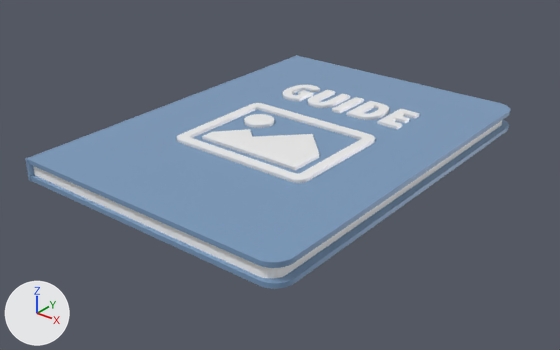
Before and after pictures for a commit that changed the glTF model src/assetbundles/dist/guide-book.gltf.
One viewpoint serves both versions: a 50 mm camera at (7.35, -9.43, 5.32) aimed at (0.26, -0.57, -0.17). Every picture has the same lights, and +X, +Y and +Z are marked at lower left. Where no turn or scale is listed for an object, it has been applied to the vertices. Vertices at the same position are counted once.
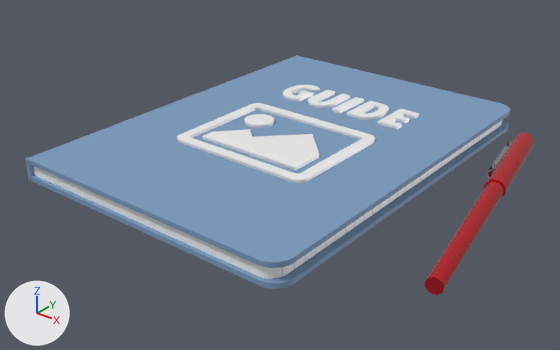
Changed parts and their boxes [x1, y1, x2, y2] in the pictures (560 x 350 px):
'Handle', added (red)
    after: [425, 181, 504, 295]
'Cap', added (red)
    after: [484, 133, 535, 198]
'Hook', added
    after: [487, 141, 513, 179]
part 1 of me_cube, surface changed
    both: [33, 121, 502, 279]
part 2 of me_cube_002, shading changed
    both: [294, 118, 505, 262]

Edits to the bpy script that builds the scene:
```text
Add img_guide_uv:
    img_guide_uv = load_image('guide-uv', '_unpacked/guide-uv', 1024, 1261, 'sRGB')
Change mat_book_cover:
    mat_book_cover.roughness: 0.4 -> 0.554
Add mat_paper___note:
    mat_paper___note = principled_material('Paper + Note')
    mat_paper___note.texture = img_guide_uv
    mat_paper___note.metallic = 0.196
    mat_paper___note.roughness = 0.441
Add mat_pen_hook:
    mat_pen_hook = principled_material('Pen Hook')
    mat_pen_hook.base_color = (0.8, 0.8, 0.8)  # white #e7e7e7
    mat_pen_hook.metallic = 1.0
    mat_pen_hook.roughness = 0.175
Add mat_pen:
    mat_pen = principled_material('Pen')
    mat_pen.base_color = (0.753, 0.0262, 0.0409)  # red #e12d39
    mat_pen.metallic = 0.761
    mat_pen.roughness = 0.182
Change me_cube:
    where me_cube.from_pydata(...)  # 44 vertices, 84 faces; spans x -2.44..2.36, y -3.31..3.38, z 0.01..0.24
    used by ob_paper; location = (0.0, 0.0, 0.0)
    remove me_cube.materials.append(mat_paper)  # white #ffffff
    me_cube part 1: texture (UV) coordinates of 84 of 84 faces, centred in x -2.44..2.36, y -3.31..3.38, z 0.01..0.24, changed; they spanned u 0.12..0.88, v 0.0..1.0 and now span u 0.09..1.0, v -0.05..1.05
    add me_cube.materials.append(mat_paper___note)  # picture img_guide_uv
Change me_cube_002:
    where me_cube_002.from_pydata(...)  # 3215 vertices, 6426 faces; spans x 0.01..4.98, y -3.37..3.46, z -0.04..0.04
    used by ob_top_cover; location = (-2.51, 0.0, 0.29)
    me_cube_002 part 2: 1 of the faces centred in x 4.98, y -0.98, z -0.01 are now shaded smooth
Add me_nurbspath_002:
    me_nurbspath_002.from_pydata(...)  # 192 vertices, 190 faces; spans x -0.847..-0.54, y 1.898..3.235, z -0.094..0.054
    me_nurbspath_002.materials.append(mat_pen_hook)  # white #e7e7e7
Add me_cone:
    me_cone.from_pydata(...)  # 64 vertices, 124 faces; spans x -0.42..0.4, y -1.58..1.58, z -0.14..0.16
    me_cone.materials.append(mat_pen)  # red #e12d39
Add me_cylinder_001:
    me_cylinder_001.from_pydata(...)  # 64 vertices, 124 faces; spans x -0.33..0.33, y -0.99..0.99, z -0.17..0.17
    me_cylinder_001.materials.append(mat_pen)  # red #e12d39
Add ob_hook:
    ob_hook = bpy.data.objects.new('Hook', me_nurbspath_002)
    ob_hook.location = (3.68, -0.83, 0.1)
Add ob_handle:
    ob_handle = bpy.data.objects.new('Handle', me_cone)
    ob_handle.location = (3.64, -0.64, 0.1)
Add ob_cap:
    ob_cap = bpy.data.objects.new('Cap', me_cylinder_001)
    ob_cap.location = (3.25, 1.53, 0.13)
```
